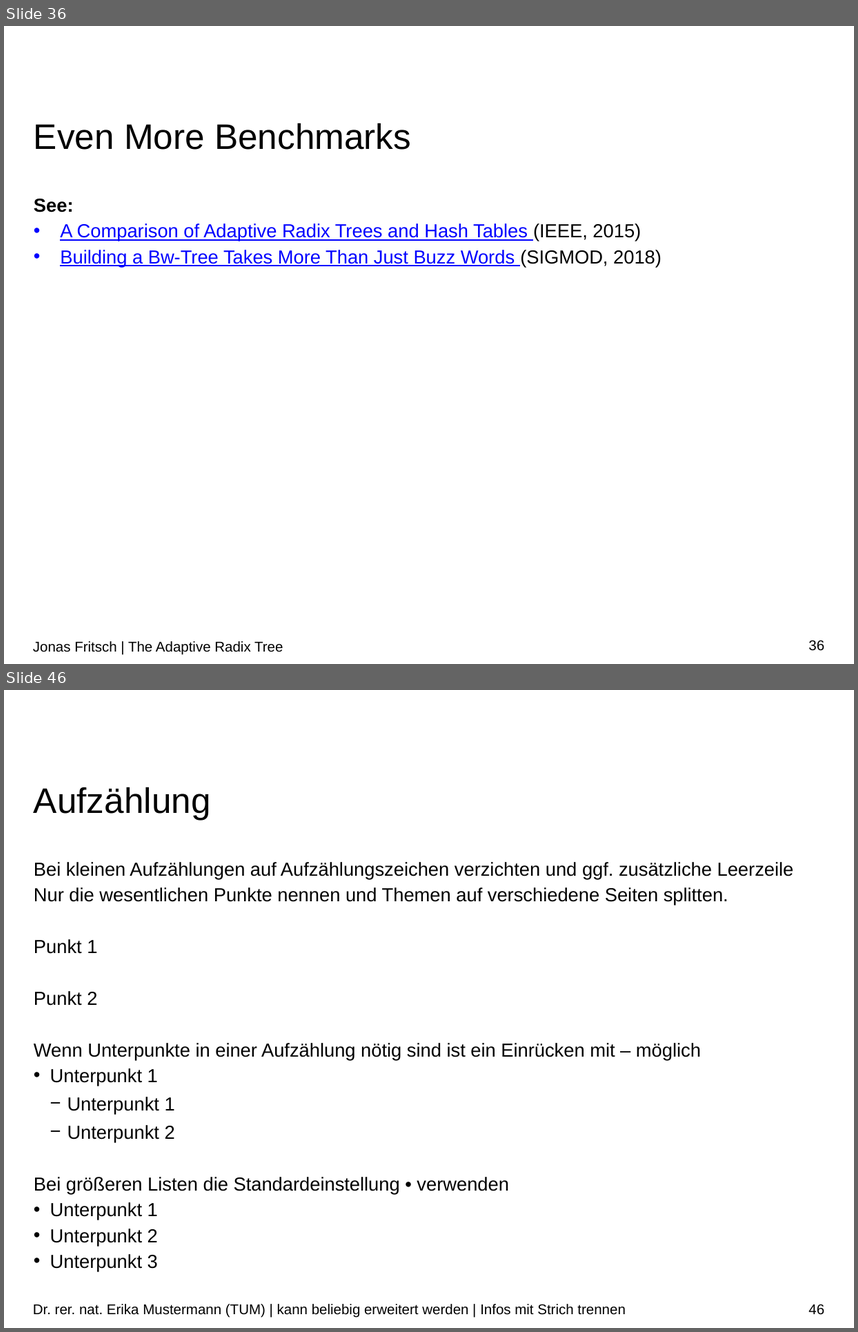
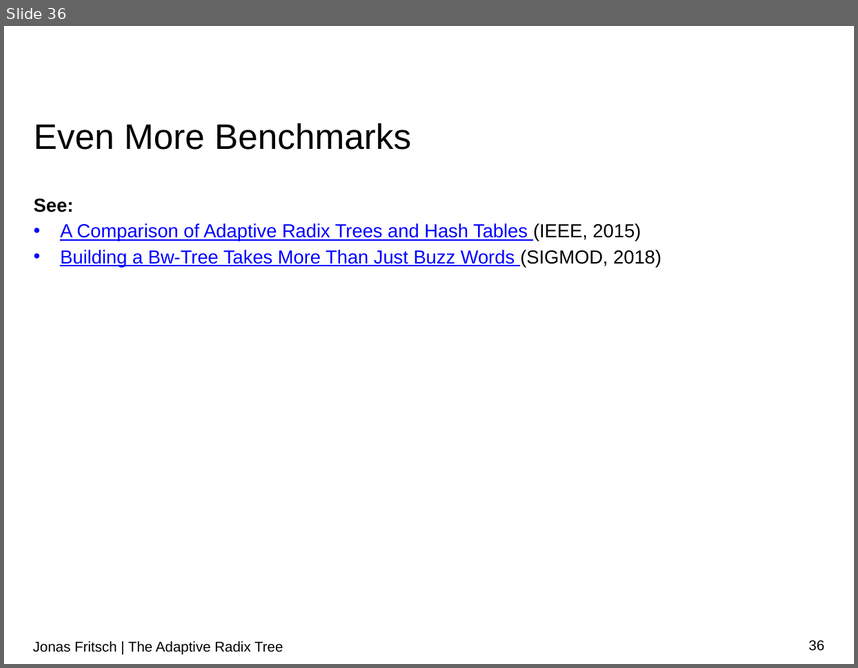
Before and after one commit to atalantus/The-Adaptive-Radix-Tree, a slide deck: Presentation/The Adaptive Radix Tree.pptx. Shown one above the other, each under a label of ours: slides 36 and 46 before the commit, slide 36 after it; the slides between them are not shown. The pictures are 858x1332 and 858x668 pixels, drawn with LibreOffice and Linux fonts; fonts in the diff are those of the drawing; background and template pictures are left out. Boxes give left, top, right and bottom in pixels: in the first picture for what was removed or moved away, otherwise in the second. Text is boxed around its words. In the diff, an @@ line names an element or a change of style, - is before the commit and + after.

```diff
--- a/Presentation/The Adaptive Radix Tree.pptx
+++ b/Presentation/The Adaptive Radix Tree.pptx
@@ slide 46 removed at box(4, 690, 854, 1328), background #FFFFFF @@
@@ title removed at box(34, 787, 211, 820) @@
-Aufzählung
@@ text removed at box(34, 862, 794, 1272) @@
-Bei kleinen Aufzählungen auf Aufzählungszeichen verzichten und ggf. zusätzliche Leerzeile
-Nur die wesentlichen Punkte nennen und Themen auf verschiedene Seiten splitten.
-Punkt 1
-Punkt 2
-Wenn Unterpunkte in einer Aufzählung nötig sind ist ein Einrücken mit – möglich
-  • Unterpunkt 1
-    − Unterpunkt 1
-    − Unterpunkt 2
-Bei größeren Listen die Standardeinstellung • verwenden
-  • Unterpunkt 1
-  • Unterpunkt 2
-  • Unterpunkt 3
@@ text removed at box(33, 1303, 625, 1317) @@
-Dr. rer. nat. Erika Mustermann (TUM) | kann beliebig erweitert werden | Infos mit Strich trennen
@@ page number removed at box(809, 1303, 824, 1314) @@
-46
```
Also in this commit, not shown: 2 slides changed, 21 other slides removed, 1 other file.
